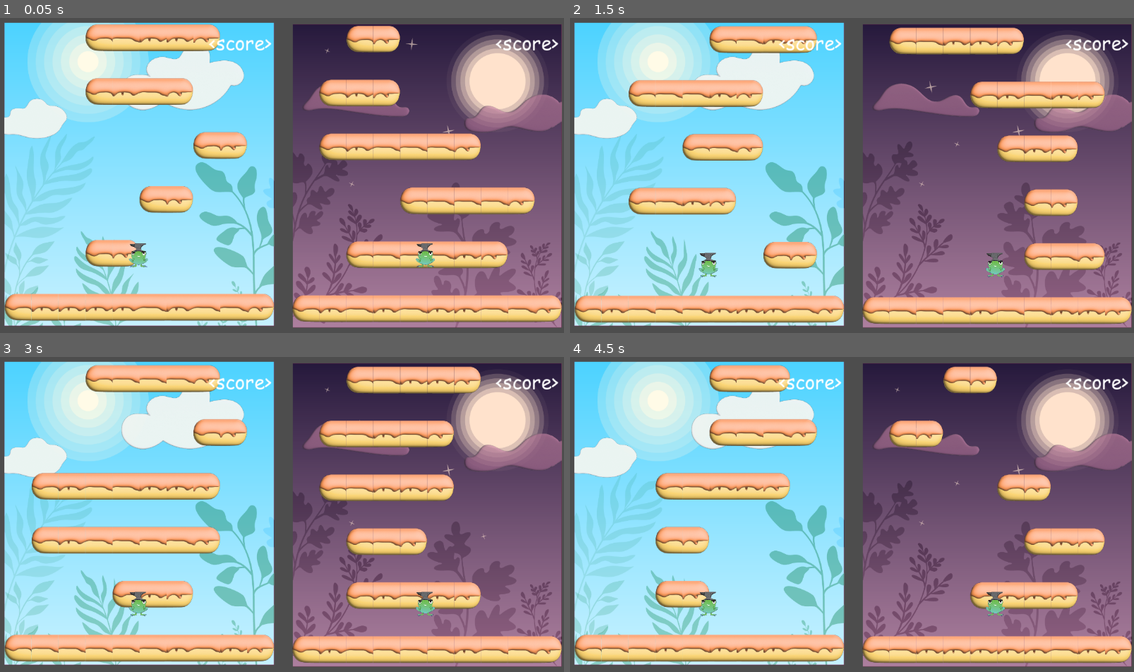
Above: before the commit, frames 1-4 (two rows, left to right).
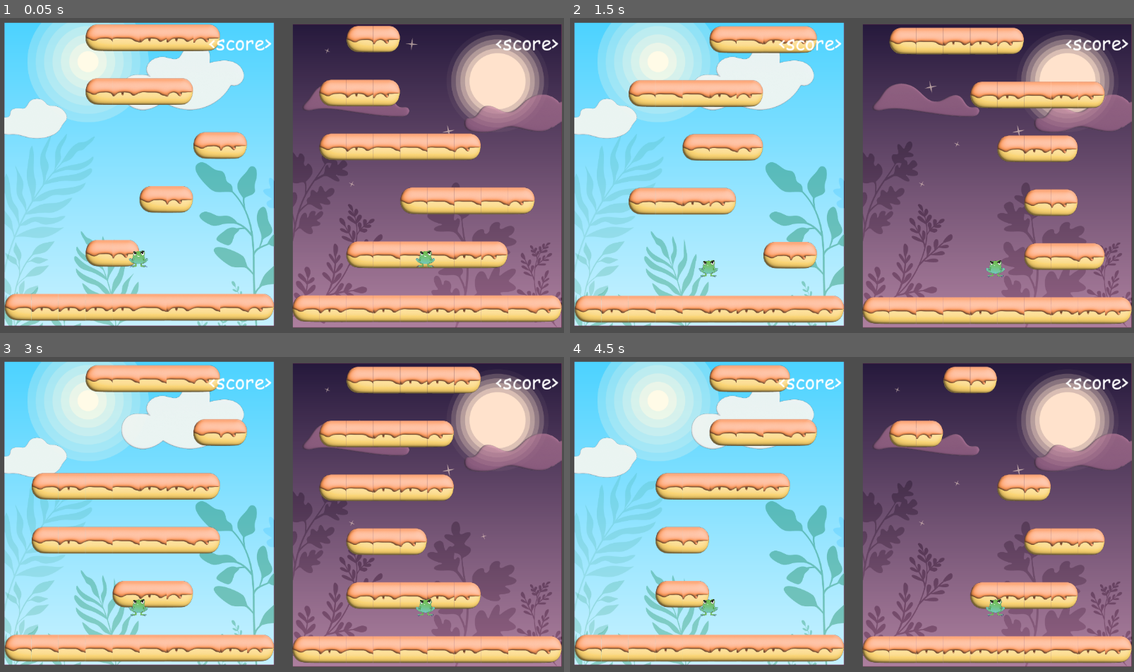
Above: after the commit, the same moments.

Repository: LegacyMD/xd_tower
Game: Godot game, scene res://scenes/root_scene.tscn
Same seed, same stepped clock (60 frames per second), same inputs: the game is played once before the commit and once after it. The engine's default icon, where the game draws it, is replaced by a stand-in: a white triangle on a blue panel in a dark square.
Inputs:
- Up to frame 1 (0.05 s): no input
- Up to frame 2 (1.5 s): hold R 0.53-1.28 s; tap R at 1.35 s
- Up to frame 3 (3 s): hold R 2.03-2.78 s; tap R at 2.85 s
- Up to frame 4 (4.5 s): hold R 3.53-4.28 s; tap R at 4.35 s

The runs differ from the first frame. In frame 1, 0.2% of the frame differs, in the area x 23-77%, y 71-80%; in frame 2, 0.2%; in frame 3, 0.2%; in frame 4, 0.2%, in the area x 23-77%, y 74-83%.

Commit message:
Proper anvil animation

Diff:
--- a/scenes/anvil.tscn
+++ b/scenes/anvil.tscn
@@ -1,7 +1,7 @@
 [gd_scene load_steps=4 format=3 uid="uid://tr1pwqhdyt0c"]
 
-[ext_resource type="Texture2D" uid="uid://jh6ccxw6jrgq" path="res://images/player1.png" id="1_mdfes"]
 [ext_resource type="Script" path="res://scenes/anvil.gd" id="1_uo0jx"]
+[ext_resource type="Texture2D" uid="uid://c1a7yusspd5k5" path="res://images/anvil.png" id="2_vt2lb"]
 
 [sub_resource type="RectangleShape2D" id="RectangleShape2D_unp55"]
 size = Vector2(40, 38)
@@ -15,5 +15,5 @@
 
 [node name="Sprite2D" type="Sprite2D" parent="."]
 position = Vector2(-9.53674e-07, 2.38419e-06)
-scale = Vector2(0.469136, 0.376238)
-texture = ExtResource("1_mdfes")
+scale = Vector2(0.25, 0.25)
+texture = ExtResource("2_vt2lb")
--- a/scenes/player.gd
+++ b/scenes/player.gd
@@ -43,26 +43,14 @@
 func _on_area_2d_body_entered(_body):
     push_player_idx.emit(player_idx)
 
-# NOTE(mwk): jesus fucking christ I am sorry
-var target_rotation = 0
-var rotation_speed = 4.20
-
 func _process(_delta):
     _check_new_platform()
-
-    # mwk: anvil hit leaves us in rotation != 0 state, usually
-    if should_rotate == false && rotation != 0:
-        var current_rotation = rotation
-        rotation += min(rotation_speed * _delta, abs(target_rotation - current_rotation)) * sign(target_rotation - current_rotation)
-        if abs(rotation - target_rotation) < 0.01: # Threshold to stop rotation
-            rotation = target_rotation
 
     # Debug code to test effects
     if Input.is_action_just_pressed("ui_home"):
         _enable_effect(Effect.EffectType.Bounce)
     elif Input.is_action_just_pressed("ui_end"):
         _enable_effect(Effect.EffectType.SmashWithBlock)
-
 
 func _physics_process(delta):
     if active_effect == Effect.EffectType.Bounce:
@@ -90,9 +78,6 @@
 
 func _process_smash_with_block_effect_physics(delta):
     position.y += 1
-    if should_rotate == true:
-        var angle = calculate_required_angle_in_radians($EffectEndTimer.get_time_left(), $EffectEndTimer.get_wait_time())
-        rotate(angle)
 
 func _process_normal_physics(delta):
     velocity.y += delta * gravity_multiplier
@@ -146,13 +131,10 @@
     anvil_instance.pushAnvilCollided.connect(_on_anvil_instance)
     add_child(anvil_instance)
     anvil_instance.position.x = 0
-    anvil_instance.position.y = position.y - 133.7
-    print(position.y - 133.7)
-
-var should_rotate : bool = false
+    anvil_instance.position.y = -133.7
 
 func _on_anvil_instance():
-    should_rotate = true
+    $AnimationPlayer.play("anvil_hit")
 
 func _on_effect_gathered(affected_player_idx : int):
     # If the player isn't the affected one, skip
@@ -194,7 +176,8 @@
     elif active_effect == Effect.EffectType.SmashWithBlock:
         collision_mask &= (~collision_layer_obstacle_full)
         collision_mask |= collision_layer_obstacle
-        should_rotate = false
+        $AnimationPlayer.stop()
+        $AnimatedSprite2D.frame = 0
     elif active_effect == Effect.EffectType.TwistMovingDirections:
         horizontal_move_multiplier = -horizontal_move_multiplier
     else:
--- a/scenes/player.tscn
+++ b/scenes/player.tscn
@@ -1,60 +1,94 @@
-[gd_scene load_steps=15 format=3 uid="uid://cmsiiqo6trr02"]
+[gd_scene load_steps=20 format=3 uid="uid://cmsiiqo6trr02"]
 
-[ext_resource type="Texture2D" uid="uid://dc1qxcwm6qwx2" path="res://images/icon.svg" id="1_0sng1"]
 [ext_resource type="Script" path="res://scenes/player.gd" id="1_vu3yy"]
 [ext_resource type="Texture2D" uid="uid://dg8bi7x7uvne0" path="res://images/sheet_frog.png" id="2_hnxpb"]
 
-[sub_resource type="AtlasTexture" id="AtlasTexture_1o4o0"]
+[sub_resource type="AtlasTexture" id="AtlasTexture_075gy"]
 atlas = ExtResource("2_hnxpb")
 region = Rect2(0, 0, 400, 400)
 
-[sub_resource type="AtlasTexture" id="AtlasTexture_mhis3"]
+[sub_resource type="AtlasTexture" id="AtlasTexture_o6peb"]
 atlas = ExtResource("2_hnxpb")
 region = Rect2(400, 0, 400, 400)
 
-[sub_resource type="AtlasTexture" id="AtlasTexture_mkytg"]
+[sub_resource type="AtlasTexture" id="AtlasTexture_31vec"]
 atlas = ExtResource("2_hnxpb")
 region = Rect2(800, 0, 400, 400)
 
-[sub_resource type="AtlasTexture" id="AtlasTexture_mn75f"]
+[sub_resource type="AtlasTexture" id="AtlasTexture_tf4q7"]
+atlas = ExtResource("2_hnxpb")
+region = Rect2(1200, 0, 400, 400)
+
+[sub_resource type="AtlasTexture" id="AtlasTexture_et6s3"]
 atlas = ExtResource("2_hnxpb")
 region = Rect2(0, 400, 400, 400)
 
-[sub_resource type="AtlasTexture" id="AtlasTexture_tmqu1"]
+[sub_resource type="AtlasTexture" id="AtlasTexture_gjyaf"]
 atlas = ExtResource("2_hnxpb")
 region = Rect2(400, 400, 400, 400)
 
-[sub_resource type="AtlasTexture" id="AtlasTexture_x3lw0"]
+[sub_resource type="AtlasTexture" id="AtlasTexture_y76kd"]
 atlas = ExtResource("2_hnxpb")
 region = Rect2(800, 400, 400, 400)
 
-[sub_resource type="AtlasTexture" id="AtlasTexture_gyimv"]
+[sub_resource type="AtlasTexture" id="AtlasTexture_awug7"]
+atlas = ExtResource("2_hnxpb")
+region = Rect2(1200, 400, 400, 400)
+
+[sub_resource type="AtlasTexture" id="AtlasTexture_1y3xh"]
 atlas = ExtResource("2_hnxpb")
 region = Rect2(0, 800, 400, 400)
+
+[sub_resource type="AtlasTexture" id="AtlasTexture_ieffr"]
+atlas = ExtResource("2_hnxpb")
+region = Rect2(400, 800, 400, 400)
+
+[sub_resource type="AtlasTexture" id="AtlasTexture_c1sp2"]
+atlas = ExtResource("2_hnxpb")
+region = Rect2(800, 800, 400, 400)
+
+[sub_resource type="AtlasTexture" id="AtlasTexture_paiww"]
+atlas = ExtResource("2_hnxpb")
+region = Rect2(1200, 800, 400, 400)
 
 [sub_resource type="SpriteFrames" id="SpriteFrames_p04qr"]
 animations = [{
 "frames": [{
 "duration": 1.0,
-"texture": SubResource("AtlasTexture_1o4o0")
+"texture": SubResource("AtlasTexture_075gy")
 }, {
 "duration": 1.0,
-"texture": SubResource("AtlasTexture_mhis3")
+"texture": SubResource("AtlasTexture_o6peb")
 }, {
 "duration": 1.0,
-"texture": SubResource("AtlasTexture_mkytg")
+"texture": SubResource("AtlasTexture_31vec")
 }, {
 "duration": 1.0,
-"texture": SubResource("AtlasTexture_mn75f")
+"texture": SubResource("AtlasTexture_tf4q7")
 }, {
 "duration": 1.0,
-"texture": SubResource("AtlasTexture_tmqu1")
+"texture": SubResource("AtlasTexture_et6s3")
 }, {
 "duration": 1.0,
-"texture": SubResource("AtlasTexture_x3lw0")
+"texture": SubResource("AtlasTexture_gjyaf")
 }, {
 "duration": 1.0,
-"texture": SubResource("AtlasTexture_gyimv")
+"texture": SubResource("AtlasTexture_y76kd")
+}, {
+"duration": 1.0,
+"texture": SubResource("AtlasTexture_awug7")
+}, {
+"duration": 1.0,
+"texture": SubResource("AtlasTexture_1y3xh")
+}, {
+"duration": 1.0,
+"texture": SubResource("AtlasTexture_ieffr")
+}, {
+"duration": 1.0,
+"texture": SubResource("AtlasTexture_c1sp2")
+}, {
+"duration": 1.0,
+"texture": SubResource("AtlasTexture_paiww")
 }],
 "loop": true,
 "name": &"default",
@@ -77,8 +111,24 @@
 "values": [0, 1, 2, 3, 4, 5, 6, 6]
 }
 
+[sub_resource type="Animation" id="Animation_twcw3"]
+resource_name = "anvil_hit"
+tracks/0/type = "value"
+tracks/0/imported = false
+tracks/0/enabled = true
+tracks/0/path = NodePath("AnimatedSprite2D:frame")
+tracks/0/interp = 1
+tracks/0/loop_wrap = true
+tracks/0/keys = {
+"times": PackedFloat32Array(0.2, 1),
+"transitions": PackedFloat32Array(1, 1),
+"update": 0,
+"values": [7, 11]
+}
+
 [sub_resource type="AnimationLibrary" id="AnimationLibrary_1n7w0"]
 _data = {
+"anvil_hit": SubResource("Animation_twcw3"),
 "jump_start": SubResource("Animation_bkp6v")
 }
 
@@ -93,18 +143,13 @@
 position = Vector2(-2, -15.5)
 scale = Vector2(0.16, 0.2025)
 sprite_frames = SubResource("SpriteFrames_p04qr")
-frame = 6
+frame = 7
 
 [node name="AnimationPlayer" type="AnimationPlayer" parent="."]
 libraries = {
 "": SubResource("AnimationLibrary_1n7w0")
 }
 speed_scale = 2.765
-
-[node name="Sprite2D" type="Sprite2D" parent="."]
-visible = false
-scale = Vector2(0.352305, 0.387535)
-texture = ExtResource("1_0sng1")
 
 [node name="CollisionShape2D" type="CollisionShape2D" parent="."]
 position = Vector2(-0.5, -0.5)
--- a/scenes/root_scene.tscn
+++ b/scenes/root_scene.tscn
@@ -16,6 +16,9 @@
 [node name="Background" parent="PlayerView" index="0"]
 position = Vector2(0, 0)
 
+[node name="AnimatedSprite2D" parent="PlayerView/Player" index="0"]
+frame = 0
+
 [node name="PlayerView2" parent="." instance=ExtResource("1_mew4d")]
 position = Vector2(328, -14)
 
@@ -24,6 +27,9 @@
 
 [node name="Player" parent="PlayerView2" index="4"]
 player_idx = 1
+
+[node name="AnimatedSprite2D" parent="PlayerView2/Player" index="0"]
+frame = 0
 
 [node name="Camera2D" type="Camera2D" parent="."]
 position = Vector2(24, -14)
Binary file added: images/anvil.png
Not shown, added: images/anvil.png.import
